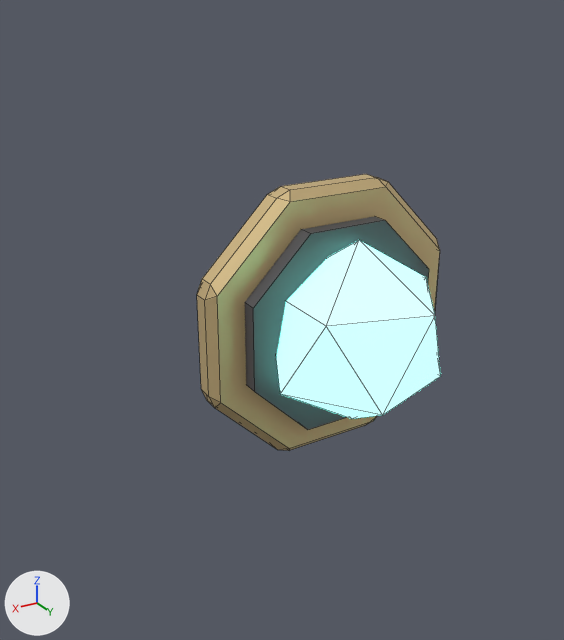
What one commit did to the FBX model Assets/_Project/Art/Models/Kit/Disp_Light.fbx.
Before and after are seen from a 50 mm lens placed at (0.748, 1.118, 0.558), pointed at (0.11, 0.056, 0.027). Lighting does not change. The marker at lower left points along +X, +Y and +Z. The older version comes first. Mesh edges are drawn as thin lines. Where no turn or scale is listed for an object, it has been applied to the vertices.

The scene before the commit, as lines of its bpy script (objects in view):
```python
me_bulb_001 = bpy.data.meshes.new('Bulb.001')
me_bulb_001.from_pydata(...)  # an icosphere of 20 faces spanning x -0.152..0.152, y -0.145..0.145, z -0.17..0.17
me_bulb_001.materials.append(mat_glow)  # cyan #89ffed, glowing cyan #89ffed
me_disp_light_001 = bpy.data.meshes.new('Disp_Light.001')
me_disp_light_001.from_pydata(...)  # 64 vertices, 60 faces; spans x -0.249..0.249, y 0.0..0.09, z -0.249..0.249
# faces by material slot: [50, 10]
me_disp_light_001.materials.append(mat_metal)  # beige #ddc490
me_disp_light_001.materials.append(mat_dark)  # dark grey #505055
ob_bulb = bpy.data.objects.new('Bulb', me_bulb_001)
ob_bulb.location = (0.0, 0.12, 0.0)
ob_disp_light = bpy.data.objects.new('Disp_Light', me_disp_light_001)
ob_disp_light.location = (0.0, 0.0, 0.0)
```
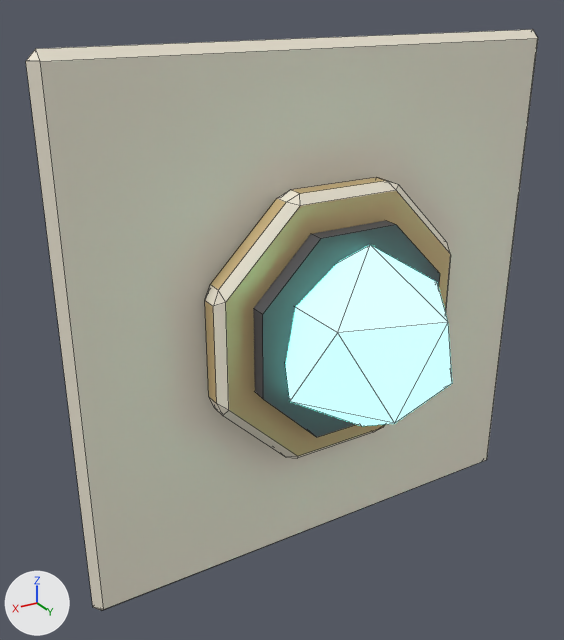
Edits to the bpy script that builds the scene:
```text
Add mat_panel:
    mat_panel = principled_material('Panel')
    mat_panel.base_color = (0.9, 0.84, 0.7)  # pale yellow #f3ecda
    mat_panel.roughness = 0.55
Change me_disp_light_001:
    used by ob_disp_light; location = (0.0, 0.0, 0.0)
    remove me_disp_light_001.from_pydata(...)  # 64 vertices, 60 faces; spans x -0.249..0.249, y 0.0..0.09, z -0.249..0.249
    add me_disp_light_001.from_pydata(...)  # 88 vertices, 86 faces; spans x -0.48..0.48, y 0.0..0.12, z -0.48..0.48
    me_disp_light_001 part 1: the loose piece of 16 vertices spanning x -0.185..0.185, y 0.05..0.09, z -0.185..0.185 is moved by (0.0, 0.03, 0.0)
    me_disp_light_001 part 2: a new loose piece of 24 vertices spanning x -0.48..0.48, y 0.0..0.03, z -0.48..0.48, in mat_panel (pale yellow #f3ecda)
    me_disp_light_001 part 3
    50 faces are deleted
    16 vertices in x -0.249..0.249, y 0.015, z -0.249..0.249 move by (0.0, 0.06, 0.0)
    8 vertices in x -0.234..0.234, y 0.0, z -0.234..0.234 move by (0.0, 0.09, 0.0)
    8 vertices in x -0.234..0.234, y 0.06, z -0.234..0.234 move by (0.0, -0.03, 0.0)
    40 new faces join them, mat_panel (pale yellow #f3ecda)
    10 new faces join them, mat_metal (beige #ddc490)
    me_disp_light_001 part 4: 40 faces spanning x -0.249..0.249, y 0.03..0.09, z -0.249..0.249 switch from mat_metal (beige #ddc490) to mat_panel (pale yellow #f3ecda)
Change ob_bulb:
    ob_bulb.location: (0.0, 0.12, 0.0) -> (0.0, 0.15, 0.0)
```

Boxes (x1, y1, x2, y2) around the edits, measured in the pictures (564 x 640 px; the box of a moved part takes in the faces that stretch with it):
'Disp_Light', reshaped (110% wider, 110% taller): before (197, 174, 440, 450); after (26, 29, 538, 611)
'Bulb', moved: before (276, 240, 441, 419); after (285, 245, 452, 426)
part 1 of me_disp_light_001, moved or reshaped: before (245, 216, 429, 430); after (253, 220, 440, 437)
part 2 of me_disp_light_001, added (pale yellow): after (26, 29, 538, 611)
part 3 of me_disp_light_001, moved or reshaped: before (197, 174, 439, 449); after (205, 177, 450, 456)
part 4 of me_disp_light_001, recoloured: before (197, 177, 440, 450); after (205, 181, 451, 458)
